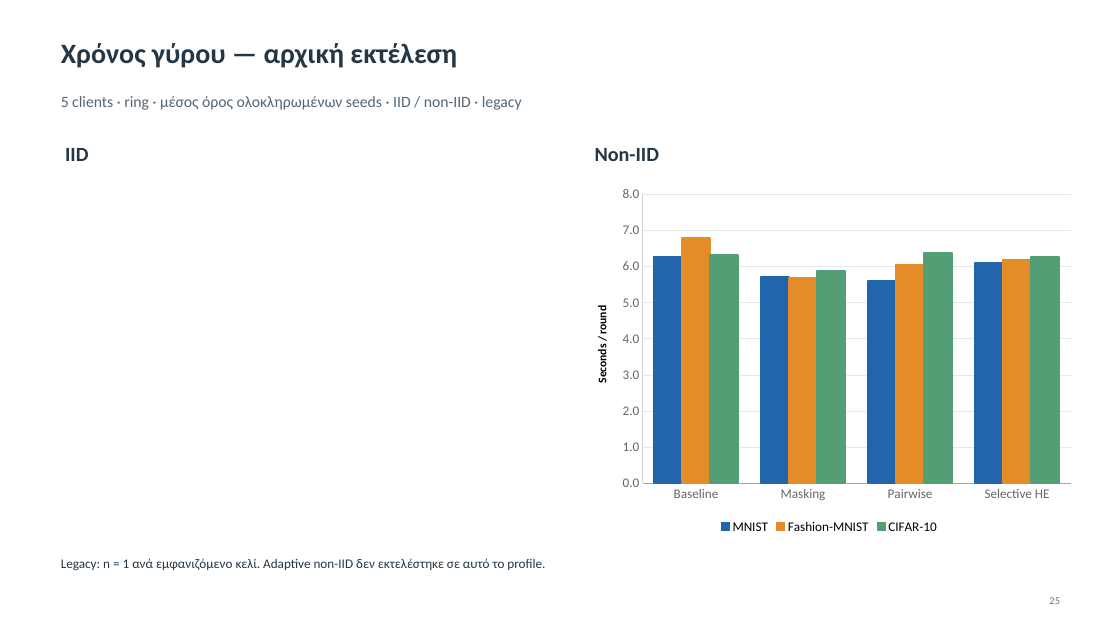
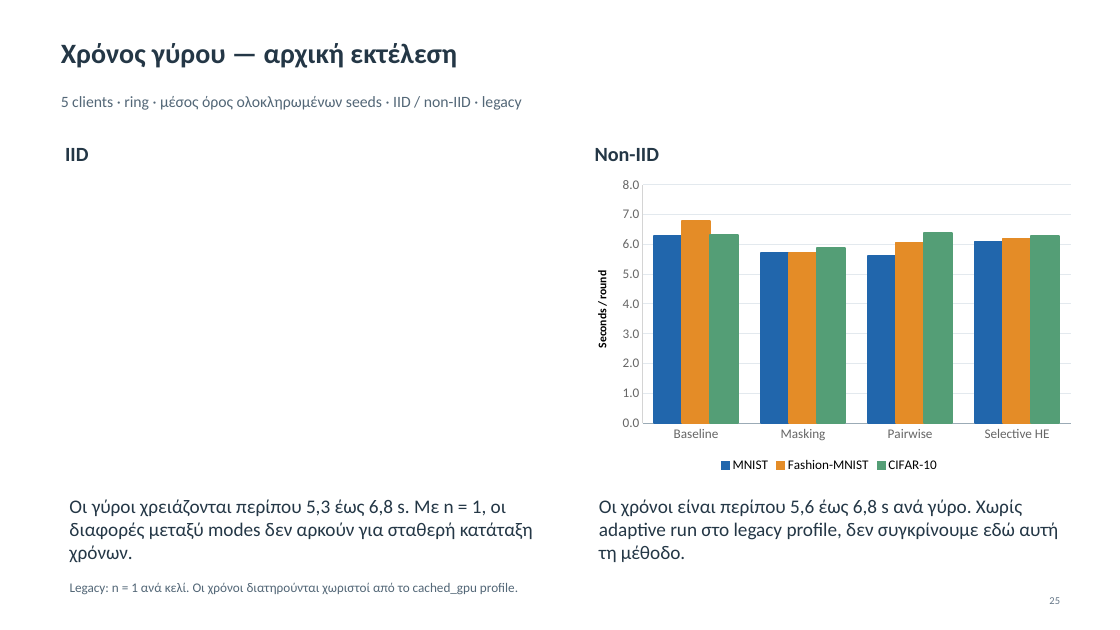
Before and after one commit to Dionisis09/secure-dfl-thesis, a slide deck: slide 25 of docs/Secure_DFL_Thesis_Presentation.pptx. Drawn at 1120x630 pixels with LibreOffice and Linux fonts; fonts in the diff are those of the drawing. Boxes give left, top, right and bottom in pixels: in the first picture for what was removed or moved away, otherwise in the second. Text is boxed around its words. In the diff, an @@ line names an element or a change of style, - is before the commit and + after.

Commit message:
Explain findings beneath presentation result charts

```diff
--- a/docs/Secure_DFL_Thesis_Presentation.pptx
+++ b/docs/Secure_DFL_Thesis_Presentation.pptx
@@ column chart: place and size @@
-column chart at box(578, 180, 1081, 539)
+column chart at box(578, 171, 1081, 477)
@@ text added at box(69, 499, 533, 563), 16.5 pt, text #243746 @@
+Οι γύροι χρειάζονται περίπου 5,3 έως 6,8 s. Με n = 1, οι διαφορές μεταξύ modes δεν αρκούν για σταθερή κατάταξη χρόνων.
@@ text added at box(599, 499, 1058, 562), 16.5 pt, text #243746 @@
+Οι χρόνοι είναι περίπου 5,6 έως 6,8 s ανά γύρο. Χωρίς adaptive run στο legacy profile, δεν συγκρίνουμε εδώ αυτή τη μέθοδο.
@@ text at box(70, 582, 518, 595): text changed; text colour #243746 to #536777 @@
-Legacy: n = 1 ανά εμφανιζόμενο κελί. Adaptive non-IID δεν εκτελέστηκε σε αυτό το profile.
+Legacy: n = 1 ανά κελί. Οι χρόνοι διατηρούνται χωριστοί από το cached_gpu profile.
```
Also in this commit, not shown: 14 other slides changed, 1 other file.
